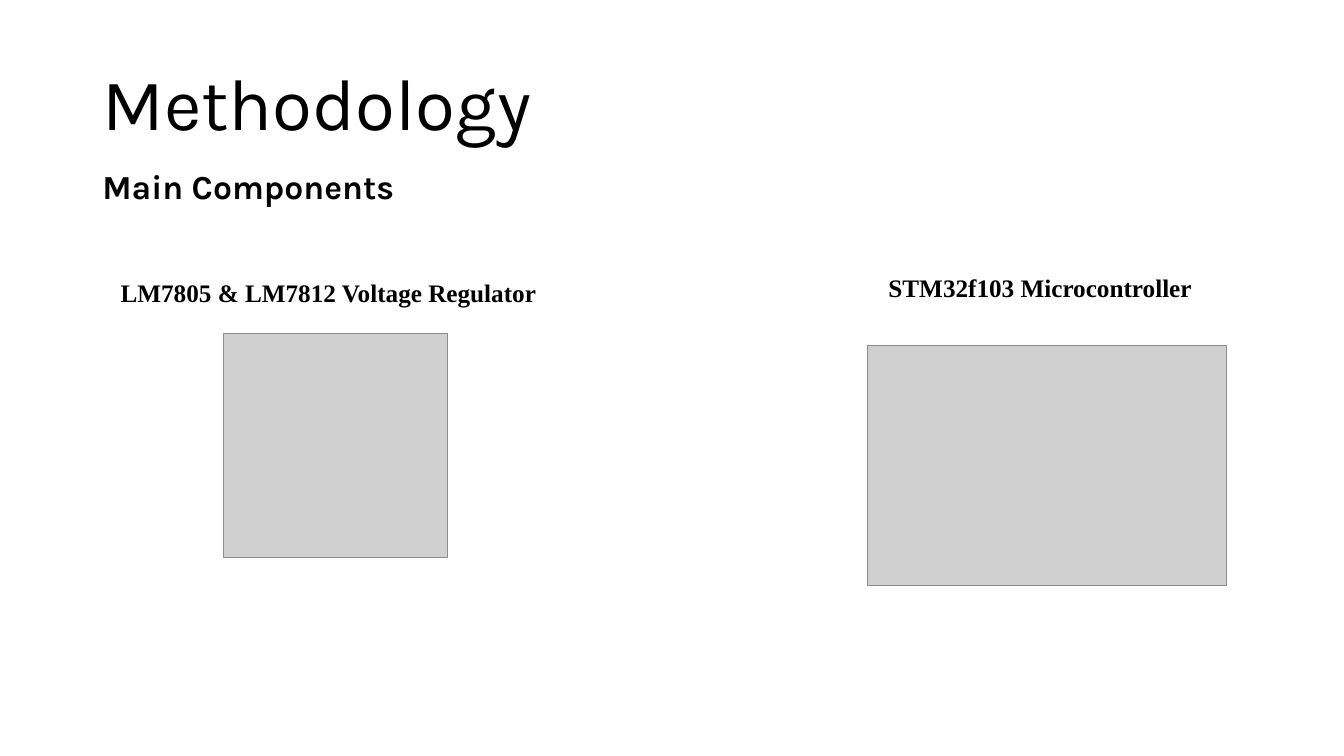
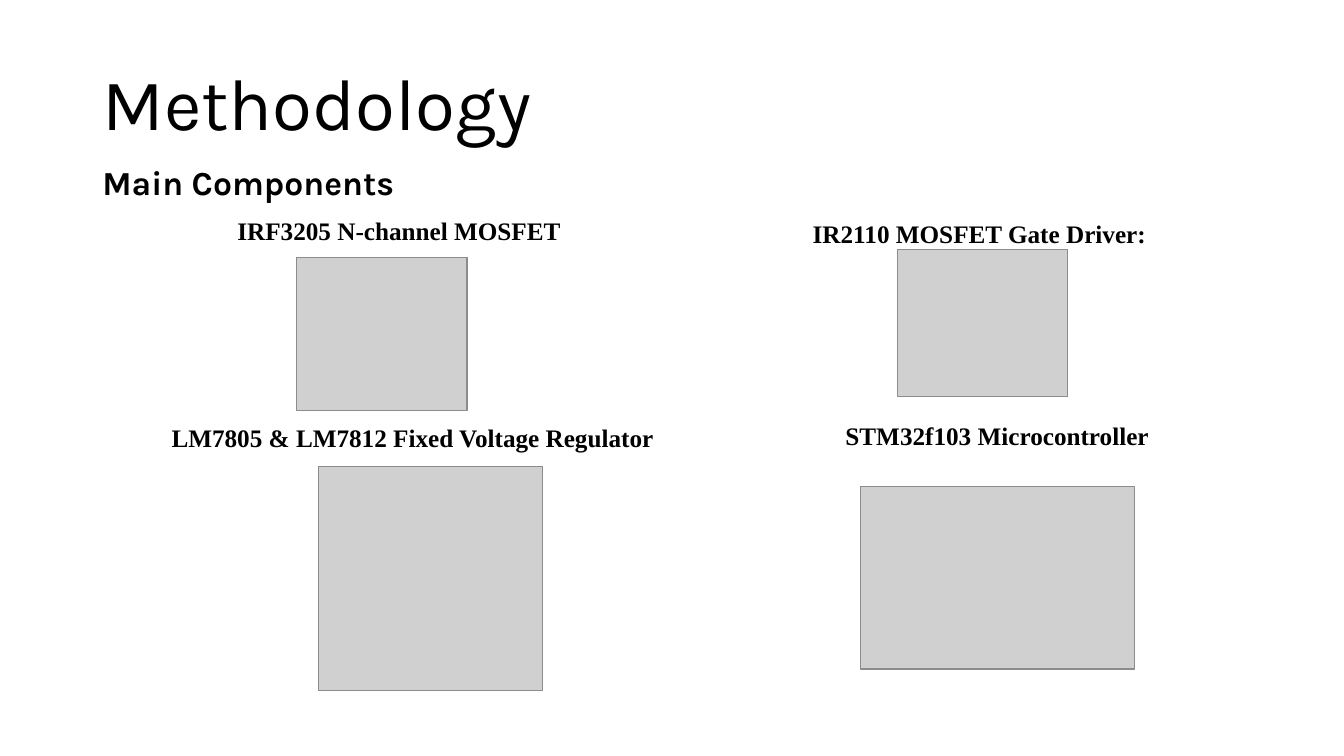
Before and after one commit to BashirAbu/FYP, a slide deck: slide 14 of FYP_1/presentation/FYP1.pptx (slide 15 before the commit). Drawn at 1344x756 pixels with LibreOffice and Linux fonts; fonts in the diff are those of the drawing; grey boxes stand for pictures. Boxes give left, top, right and bottom in pixels: in the first picture for what was removed or moved away, otherwise in the second. Text is boxed around its words. In the diff, an @@ line names an element or a change of style, - is before the commit and + after.

```diff
--- a/FYP_1/presentation/FYP1.pptx
+++ b/FYP_1/presentation/FYP1.pptx
@@ text "Main Components": place and size @@
-text "Main Components" at [102, 175, 394, 207]
+text "Main Components" at [102, 171, 394, 203]
@@ text added at [237, 222, 560, 241], 18 pt, text #000000, bold @@
+IRF3205 N-channel MOSFET
@@ text added at [813, 225, 1146, 244], 18 pt, text #000000, bold @@
+IR2110 MOSFET Gate Driver:
@@ picture added at [296, 257, 468, 410] @@
@@ picture added at [897, 249, 1069, 397] @@
@@ text "STM32f103 Microcontroller": place and size @@
-text "STM32f103 Microcontroller" at [888, 279, 1192, 298]
+text "STM32f103 Microcontroller" at [845, 427, 1149, 446]
@@ text at [172, 429, 654, 453]: text changed @@
-LM7805 & LM7812 Voltage Regulator
+LM7805 & LM7812 Fixed Voltage Regulator
@@ picture: place and size @@
-picture at [224, 334, 448, 558]
+picture at [319, 467, 542, 691]
@@ picture: place and size @@
-picture at [867, 346, 1226, 586]
+picture at [861, 487, 1135, 669]
```
Also in this commit, not shown: 10 other slides changed, 1 slide removed, 2 other files.
